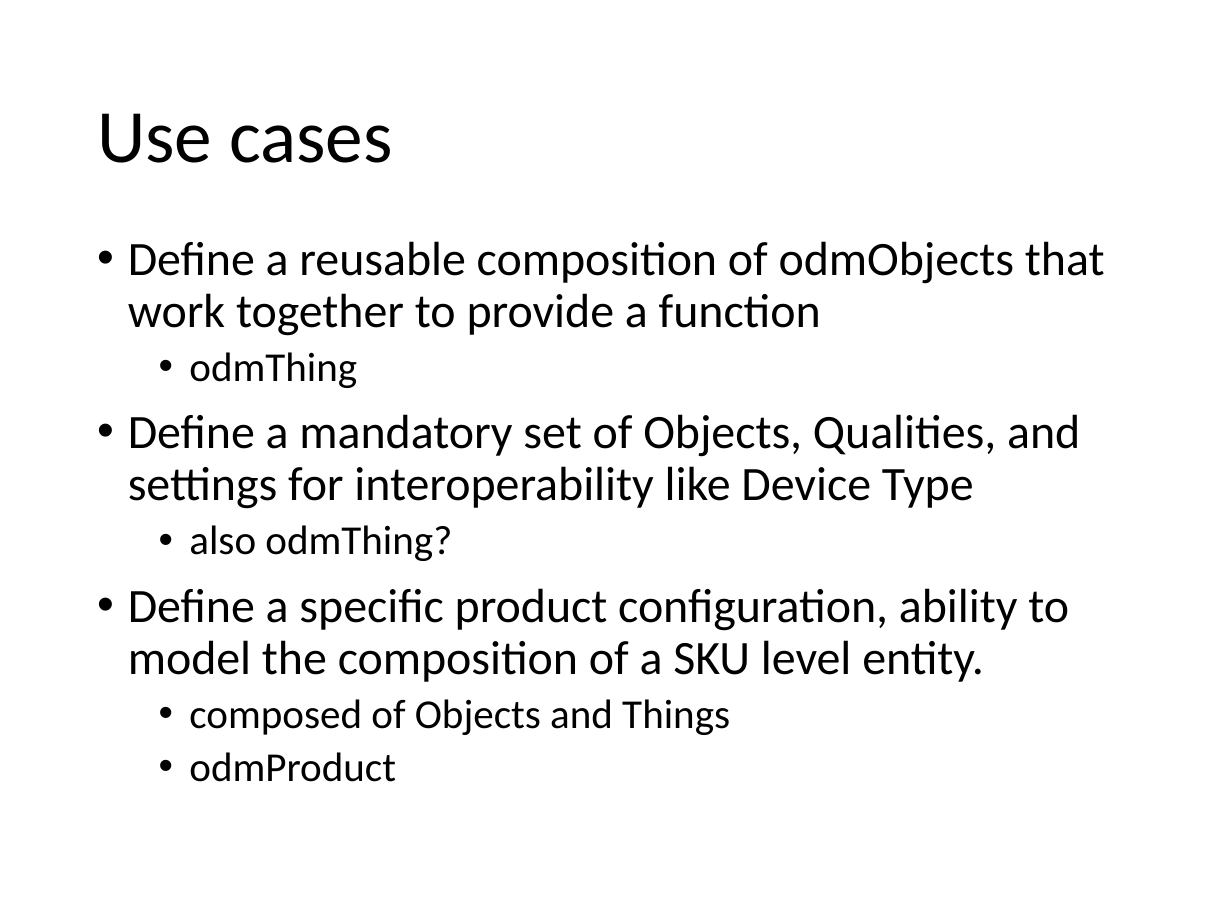
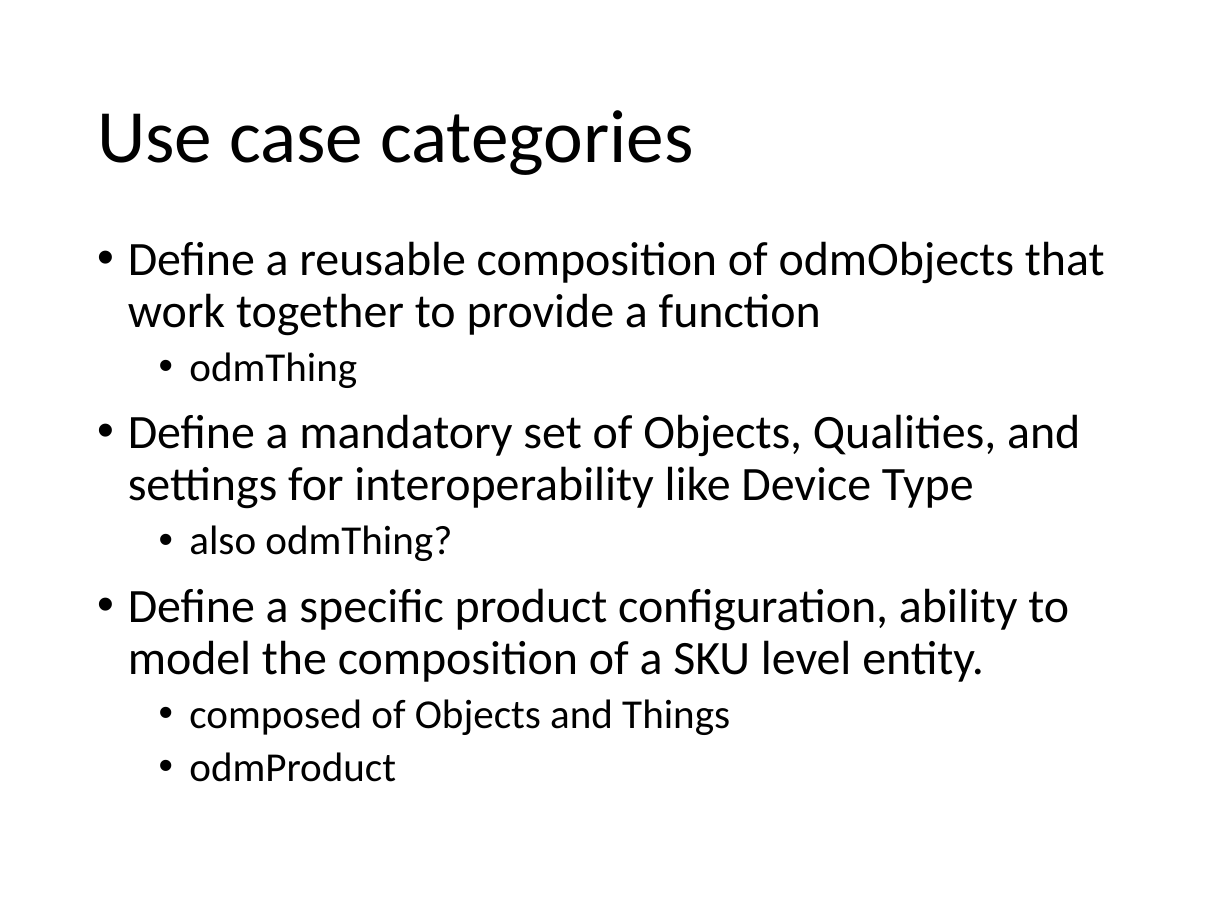
Before and after one commit to mjkoster/ODM-Examples, a slide deck: slide 4 of sdf-extensions.pptx (slide 5 before the commit). Drawn at 1232x924 pixels with LibreOffice and Linux fonts; fonts in the diff are those of the drawing. Boxes give left, top, right and bottom in pixels: in the first picture for what was removed or moved away, otherwise in the second. Text is boxed around its words. In the diff, an @@ line names an element or a change of style, - is before the commit and + after.

```diff
--- a/sdf-extensions.pptx
+++ b/sdf-extensions.pptx
@@ title at (x1=97, y1=110, x2=693, y2=175): text changed @@
-Use cases
+Use case categories
```
Also in this commit, not shown: 4 other slides changed, 4 slides added, 2 slides removed, 2 other files.
